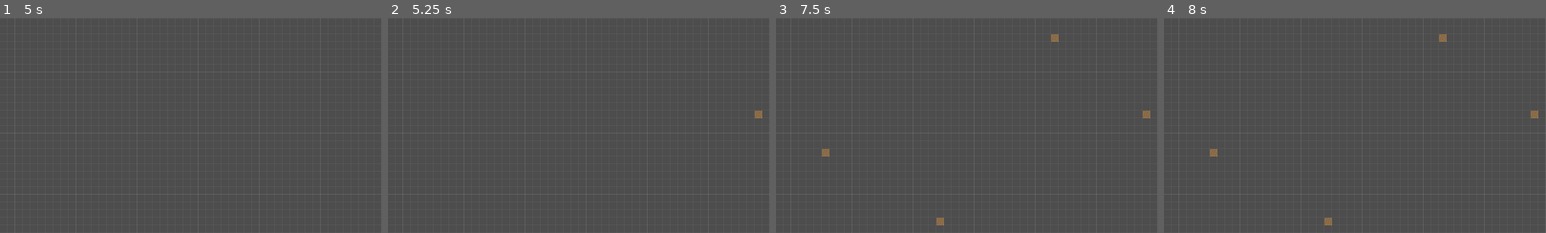
Above: before the commit, frames 1-4 (left to right).
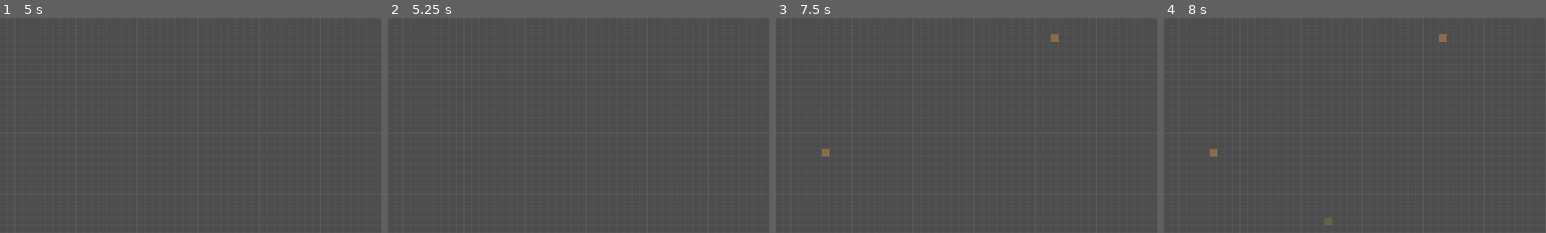
Above: after the commit, the same moments.

Repository: Xeehho/tilemason
Game: Godot game, scene res://scenes/main.tscn
Same seed, same stepped clock (60 frames per second), same inputs: the game is played once before the commit and once after it.
Inputs (mouse positions are % of the whole screen's width and height, from its top left):
- Up to frame 1 (5 s): click (85, 4) at 0.52 s; click (90, 4) at 1.27 s; click (85, 4) at 2.02 s; click (90, 4) at 2.77 s; click (85, 4) at 3.52 s; click (90, 4) at 4.27 s
- Up to frame 2 (5.25 s): tap Enter at 5 s; move the mouse to (72, 45) at 5.02 s; tap E at 5.1 s; click (72, 45) at 5.17 s
- Up to frame 3 (7.5 s): tap Space at 5.27, 5.75, 6.02, 7.25 s; move the mouse to (30, 55) at 5.77 s; tap E at 5.85, 6.8 s; click (30, 55) at 5.92 s; tap Enter at 6.5 s; move the mouse to (60, 28) at 6.52 s; tap Z at 6.6 s; click (60, 28) at 6.67 s; move the mouse to (45, 70) at 7.27 s; tap Y at 7.35 s; click (45, 70) at 7.42 s
- Up to frame 4 (8 s): tap Space at 7.52 s; tap E at 7.55 s
The pictures show only the part of the screen within x 24-74%, y 23-73%; the shares and areas given below are measured in that part.

Frame 1 is identical in both runs. In frame 2, less than 0.1% of the frame differs, in the area x 96-98%, y 43-47%; in frame 3, 0.1%, in the area x 42-98%, y 43-97%; in frame 4, 0.1%.

Commit message:
feat: 橡皮擦——只清当前层，笔画整段可撤销（P0·验收 5）
- E 键切换橡皮擦模式（状态日志、预览自动隐藏）
- 「当前层」＝选中素材分类路由的图层（未选中默认地面层），
  满足验收第 5 条「只清除当前图层内容」；锁定层拒绝擦除
- tile 层：左键/右键/拖动笔刷清除，与放置同款笔画机制——
  抬手合成一个命令，Ctrl+Z 一次回滚整段擦除
- 物件层：删除鼠标格脚印覆盖的最上层物件（单命令可撤销；
  MapView.pick_object_on_layer 同层叠放取后加入者，避免删错）
- 右键在橡皮擦模式下改为清除（design.md §6.3），普通模式仍为吸管
- map_view 探针扩至 24 项：物件拾取（已删返回 -1/同层叠放取后加入/
  其他物件层不误伤）
- 验证：check-only 全 0、探针 24/24、冒烟正常

Co-authored-by: GLM <noreply@z.ai>

Diff:
--- a/probes/map_view_probe.gd
+++ b/probes/map_view_probe.gd
@@ -93,6 +93,12 @@
 	doc.remove_object(obj_id)
 	_check(view.pick_asset_id_at(Vector2i(1, 1)) == "probe_mv/tiles/tile.png", "物件删除后命中底层方块")
 	_check(view.pick_asset_id_at(Vector2i(9, 9)).is_empty(), "空格返回空串")
+	_check(view.pick_object_on_layer("deco", Vector2i(2, 2)) == -1, "物件已删：脚印格返回 -1")
+	# 橡皮擦物件拾取：两个物件脚印叠放时取后加入的
+	var id_a := doc.add_object({"asset_id": "probe_mv/props/prop.png", "layer": "deco", "cell": Vector2i(5, 5)})
+	var id_b := doc.add_object({"asset_id": "probe_mv/props/prop.png", "layer": "deco", "cell": Vector2i(5, 5)})
+	_check(view.pick_object_on_layer("deco", Vector2i(6, 6)) == id_b, "同层叠放取后加入的物件")
+	_check(view.pick_object_on_layer("building", Vector2i(6, 6)) == -1, "其他物件层不误伤")
 
 func _test_stroke(doc: MapDocument, view: MapView) -> void:
 	# 模拟拖刷 3 格 + 抬手合成一个命令：undo 一次整段回滚，redo 整段重放
--- a/src/canvas/map_view.gd
+++ b/src/canvas/map_view.gd
@@ -73,6 +73,18 @@
 		if not entry.is_empty():
 			return str(entry["asset_id"])
 	return ""
+
+## 取某物件层指定格脚印覆盖的物件 id（同层多个取后加入的；无返回 -1）——橡皮擦用
+func pick_object_on_layer(layer_id: String, cell: Vector2i) -> int:
+	var found := -1
+	for obj in document.get_objects_on_layer(layer_id):
+		var o := obj as Dictionary
+		var tl: Vector2i = o["cell"]
+		var asset := library.get_asset(str(o["asset_id"]))
+		var cells: Vector2i = Vector2i.ONE if asset.is_empty() else asset["cells"]
+		if cell.x >= tl.x and cell.y >= tl.y and cell.x < tl.x + cells.x and cell.y < tl.y + cells.y:
+			found = int(o["id"]) # 继续找，保留后加入的
+	return found
 
 ## ---- 内部：tile 渲染 ----
 
--- a/src/main.gd
+++ b/src/main.gd
@@ -23,6 +23,10 @@
 var _stroke_layer := ""
 var _stroke_asset_id := ""
 var _last_cell := Vector2i(99999, 99999) ## 笔画去重
+var _eraser_mode := false ## E 键切换：左键/拖动清除当前层（design.md §5）
+var _erasing := false ## 擦除笔画进行中
+var _erase_cells: Array = [] ## 擦除格记录 [{cell, old}]
+var _erase_layer := ""
 
 func _ready() -> void:
 	var camera := EditorCamera.new()
@@ -46,14 +50,14 @@
 	_preview.visible = false
 	add_child(_preview)
 
-	print("[TileMason] 编辑器骨架启动：grid=%dpx，文档 %d 层就绪，素材 %d 项；滚轮缩放，中键/空格+左键平移，面板选素材后左键放置" % [DEFAULT_GRID, _document.layer_count(), asset_count])
+	print("[TileMason] 编辑器骨架启动：grid=%dpx，文档 %d 层就绪，素材 %d 项；滚轮缩放，中键/空格+左键平移，面板选素材左键放置/拖刷，右键吸管，E 橡皮擦，Ctrl+Z/Y 撤销重做" % [DEFAULT_GRID, _document.layer_count(), asset_count])
 
 	if OS.get_cmdline_user_args().has("--screenshot"):
 		_capture_screenshot() # 无人值守视觉取证：摆样 + 延时截屏后退出
 
-## 半透明预览：跟随鼠标展示选中素材落点（面板区域内隐藏）
+## 半透明预览：跟随鼠标展示选中素材落点（面板区域内/橡皮擦模式下隐藏）
 func _process(_delta: float) -> void:
-	if _selected_asset_id.is_empty() or _panel == null or _mouse_over_panel():
+	if _eraser_mode or _selected_asset_id.is_empty() or _panel == null or _mouse_over_panel():
 		_preview.visible = false
 		return
 	var asset := _library.get_asset(_selected_asset_id)
@@ -83,19 +87,30 @@
 		var mb := event as InputEventMouseButton
 		if mb.button_index == MOUSE_BUTTON_LEFT:
 			if mb.pressed:
-				_begin_paint()
+				if _eraser_mode:
+					_begin_erase()
+				else:
+					_begin_paint()
 			else:
 				_end_paint()
+				_end_erase()
 		elif mb.pressed and mb.button_index == MOUSE_BUTTON_RIGHT:
-			_pick_under_mouse()
-	elif _painting and event is InputEventMouseMotion:
+			if _eraser_mode:
+				_begin_erase() # 橡皮擦模式下右键同样清除（design.md §6.3）
+			else:
+				_pick_under_mouse()
+	elif event is InputEventMouseMotion and _painting:
 		_paint_to(mouse_cell())
+	elif event is InputEventMouseMotion and _erasing:
+		_erase_to(mouse_cell())
 	elif event is InputEventKey and event.pressed and not event.echo:
 		var key := event as InputEventKey
 		if key.ctrl_pressed and key.keycode == KEY_Z:
 			_do_undo()
 		elif key.ctrl_pressed and key.keycode == KEY_Y:
 			_do_redo()
+		elif key.keycode == KEY_E:
+			_toggle_eraser()
 
 ## Ctrl+Z / Ctrl+Y（design.md §6.3）
 func _do_undo() -> void:
@@ -109,6 +124,75 @@
 		print("[TileMason] 重做（剩余可重做 %d）" % _commands.redo_count())
 	else:
 		print("[TileMason] 没有可重做的操作")
+
+## ---- 橡皮擦（design.md §5：单格/笔刷，只清当前层）----
+
+func _toggle_eraser() -> void:
+	_eraser_mode = not _eraser_mode
+	print("[TileMason] 橡皮擦模式：%s" % ("开（左键/右键/拖动清除当前层，E 关闭）" if _eraser_mode else "关"))
+
+## 当前层：选中素材分类路由的图层；未选中默认地面层
+func _eraser_layer() -> String:
+	if not _selected_asset_id.is_empty():
+		var asset := _library.get_asset(_selected_asset_id)
+		if not asset.is_empty():
+			return CATEGORY_TO_LAYER.get(str(asset["category"]), "deco")
+	return "ground"
+
+func _begin_erase() -> void:
+	if _mouse_over_panel():
+		return
+	var layer := _eraser_layer()
+	if _document.is_layer_locked(layer):
+		print("[TileMason] 图层已锁定，无法擦除：%s" % layer)
+		return
+	if _document.get_layer(layer)["type"] == "object":
+		_erase_object_at(mouse_cell(), layer)
+		return
+	_erase_layer = layer
+	_erasing = true
+	_erase_cells = []
+	_erase_to(mouse_cell())
+
+func _erase_to(cell: Vector2i) -> void:
+	if cell == _last_cell:
+		return
+	var old: Variant = _document.erase_tile(_erase_layer, cell)
+	if old == null:
+		return
+	_erase_cells.append({"cell": cell, "old": old})
+	_last_cell = cell
+
+func _end_erase() -> void:
+	_last_cell = Vector2i(99999, 99999)
+	if not _erasing:
+		return
+	_erasing = false
+	if _erase_cells.is_empty():
+		return
+	var entries: Array = _erase_cells.duplicate(true)
+	var do_erase := func() -> void:
+		for e in entries:
+			_document.erase_tile(_erase_layer, (e as Dictionary)["cell"], true)
+	var undo_erase := func() -> void:
+		for e in entries:
+			var prev: Dictionary = (e as Dictionary)["old"]
+			if not prev.is_empty():
+				_document.set_tile(_erase_layer, (e as Dictionary)["cell"], str(prev["asset_id"]), true)
+	_commands.push("擦除 %d 格" % entries.size(), do_erase, undo_erase)
+
+## 物件层擦除：删掉鼠标格脚印覆盖的最上层物件（单命令可撤销）
+func _erase_object_at(cell: Vector2i, layer: String) -> void:
+	var obj_id := _view.pick_object_on_layer(layer, cell)
+	if obj_id < 0:
+		return
+	var removed: Dictionary = _document.remove_object(obj_id)
+	if removed.is_empty():
+		return
+	var snapshot := removed.duplicate(true)
+	var do_del := func() -> void: _document.remove_object(obj_id, true)
+	var undo_del := func() -> void: _document.insert_object(snapshot, true)
+	_commands.push("擦除物件", do_del, undo_del)
 
 func _begin_paint() -> void:
 	if _selected_asset_id.is_empty() or _mouse_over_panel():
